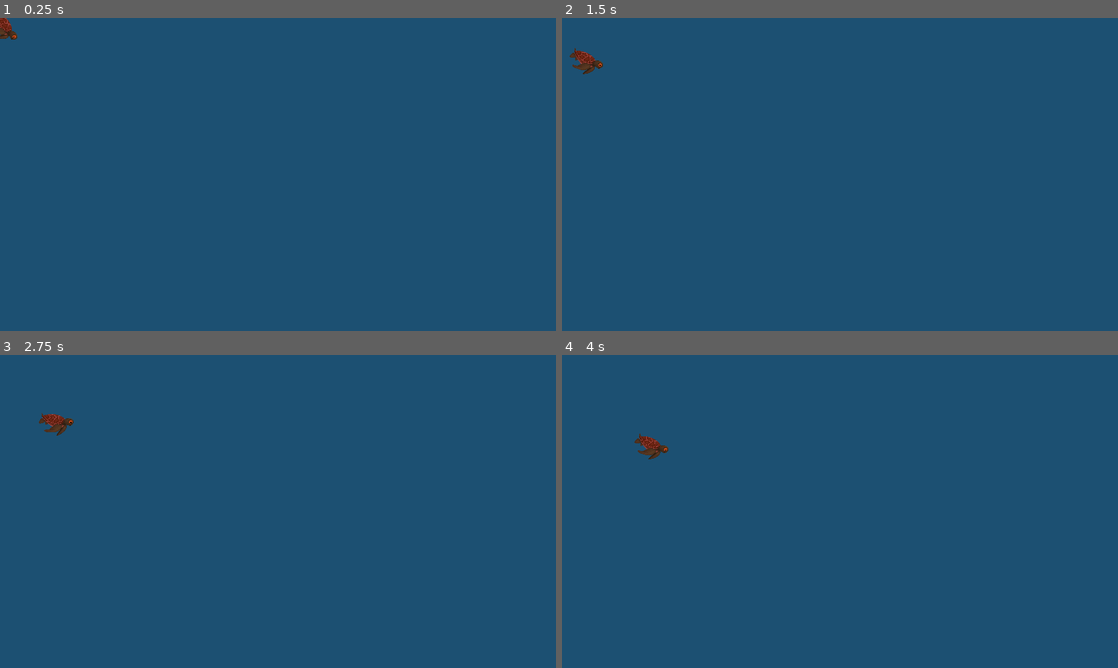
Above: before the commit, frames 1-4 (two rows, left to right).
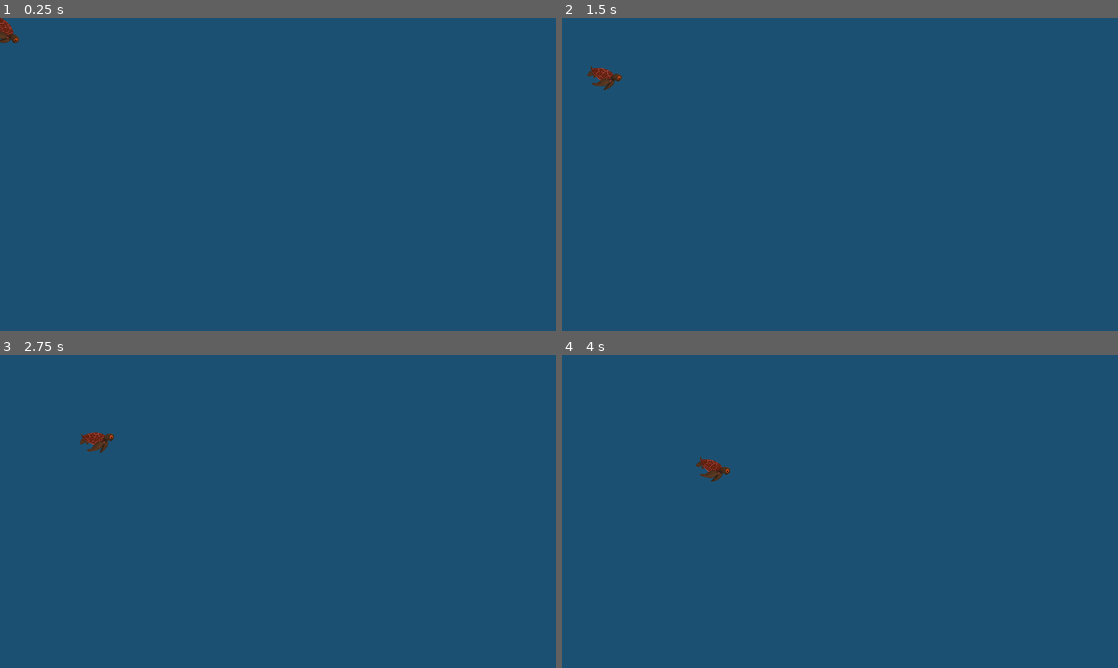
Above: after the commit, the same moments.

Repository: RobinRenggli/godotwildjam41
Game: Godot game, scene res://Enemies/BasicEnemy.tscn
The game is run twice, just before and just after one commit, with the same random seed, the same clock (stepped at 60 frames per second) and the same inputs. This scene is started directly instead of the project's main scene.
Inputs (mouse positions are in pixels of both pictures, inside the frame that each line leads up to):
- Up to frame 1 (0.25 s): no input
- Up to frame 2 (1.5 s): move the mouse to (962, 158) at 0.52 s; tap Space (spawn) at 0.6, 1.35 s; click (962, 158) at 0.67 s; move the mouse to (728, 190) at 1.27 s; click (728, 190) at 1.42 s
- Up to frame 3 (2.75 s): move the mouse to (333, 442) at 2.02 s; tap Space (spawn) at 2.1 s; click (333, 442) at 2.17 s
- Up to frame 4 (4 s): move the mouse to (812, 574) at 2.77 s; tap Space (spawn) at 2.85, 3.6 s; click (812, 574) at 2.92 s; move the mouse to (1006, 558) at 3.52 s; click (1006, 558) at 3.67 s

The runs differ from the first frame. In frame 1, 0.1% of the frame differs, in the area x 0-4%, y 0-8%; in frame 2, 0.5%; in frame 3, 0.5%, in the area x 7-21%, y 18-32%; in frame 4, 0.5%.

Commit message:
added instant evolutions

Diff:
--- a/GodotProjectFolder/Enemies/BasicEnemy.tscn
+++ b/GodotProjectFolder/Enemies/BasicEnemy.tscn
@@ -5,12 +5,10 @@
 
 [node name="Enemy" instance=ExtResource( 1 )]
 modulate = Color( 0.819608, 0.380392, 0.380392, 1 )
+type = "basic"
 
 [node name="CollisionPolygon2D" type="CollisionPolygon2D" parent="Body" index="0"]
 polygon = PoolVector2Array( 28, -21, 31, -17, 16, 18, -8, 23, -25, 14, -29, -4, -23, -3, -5, -16, 14, -16, 23, -22 )
-
-[node name="Stats" parent="." index="1"]
-max_health = 4
 
 [node name="Sprite" parent="." index="3"]
 scale = Vector2( 0.25, 0.25 )
--- a/GodotProjectFolder/Enemies/BigBasicEnemy.tscn
+++ /dev/null
@@ -1,5 +0,0 @@
-[gd_scene load_steps=2 format=2]
-
-[ext_resource path="res://Enemies/Enemy.tscn" type="PackedScene" id=1]
-
-[node name="Enemy" instance=ExtResource( 1 )]
--- a/GodotProjectFolder/Enemies/Enemy.gd
+++ b/GodotProjectFolder/Enemies/Enemy.gd
@@ -7,6 +7,7 @@
 
 func _ready():
 	Stats.connect("no_health", self, "_on_stats_no_health")
+	Stats.initialize(EnemyInfo.stats_map[type])
 
 func _physics_process(delta):
 	Movement.move(Stats.speed * delta * Constants.delta_factor)
--- a/GodotProjectFolder/Enemies/Enemy.tscn
+++ b/GodotProjectFolder/Enemies/Enemy.tscn
@@ -15,9 +15,6 @@
 collision_mask = 7
 
 [node name="Stats" parent="." instance=ExtResource( 1 )]
-max_health = 3
-strength = 1
-speed = 2
 
 [node name="Movement" parent="." instance=ExtResource( 3 )]
 script = ExtResource( 5 )
--- /dev/null
+++ b/GodotProjectFolder/Evolution/Cards/InstantStrengthIncrease.tscn
@@ -0,0 +1,12 @@
+[gd_scene load_steps=3 format=2]
+
+[ext_resource path="res://Evolution/EvolutionCard.tscn" type="PackedScene" id=1]
+[ext_resource path="res://Evolution/Effects/InstantStatChange.tscn" type="PackedScene" id=2]
+
+[node name="EvolutionCard" instance=ExtResource( 1 )]
+description = "Strength +5 for all active creatures with this type"
+
+[node name="InstantStatChanges" parent="Effects" index="0" instance=ExtResource( 2 )]
+stat_changes = {
+"strength": 5
+}
--- a/GodotProjectFolder/Evolution/CreatureEvolution.gd
+++ b/GodotProjectFolder/Evolution/CreatureEvolution.gd
@@ -14,7 +14,7 @@
 	for i in range(cards_shown):
 		var card = cards[Random.randi_range(0, cards.size() - 1)].instance()
 		card.connect("evolution_selected", self, "_on_evolution_selected")
-		card.creature = creature
+		card.type = creature
 		$CardContainer.add_child(card)
 
 func _on_evolution_selected():
--- a/GodotProjectFolder/Evolution/CreatureEvolution.tscn
+++ b/GodotProjectFolder/Evolution/CreatureEvolution.tscn
@@ -6,6 +6,7 @@
 [ext_resource path="res://Evolution/Cards/StrengthIncrease.tscn" type="PackedScene" id=4]
 [ext_resource path="res://Evolution/Cards/SpeedIncrease.tscn" type="PackedScene" id=5]
 [ext_resource path="res://Evolution/Cards/AllStatsAndCost.tscn" type="PackedScene" id=6]
+[ext_resource path="res://Evolution/Cards/InstantStrengthIncrease.tscn" type="PackedScene" id=7]
 
 [node name="CreatureEvolution" type="Control"]
 pause_mode = 2
@@ -16,7 +17,7 @@
 __meta__ = {
 "_edit_use_anchors_": false
 }
-cards = [ ExtResource( 2 ), ExtResource( 5 ), ExtResource( 4 ), ExtResource( 6 ) ]
+cards = [ ExtResource( 2 ), ExtResource( 5 ), ExtResource( 4 ), ExtResource( 6 ), ExtResource( 7 ) ]
 
 [node name="Panel" type="Panel" parent="."]
 modulate = Color( 1, 1, 1, 0.392157 )
--- a/GodotProjectFolder/Evolution/Effects/InstantStatChange.gd
+++ b/GodotProjectFolder/Evolution/Effects/InstantStatChange.gd
@@ -3,13 +3,14 @@
 export (Dictionary) var stat_changes
 
 # Called when the node enters the scene tree for the first time.
-func execute(creatures):
-	for creature in get_tree().get_nodes_in_group(creatures):
-		for key in stat_changes.keys():
-			match key:
-				"health":
-					creature.Stats.change_health(stat_changes[key])
-				"strength":
-					creature.Stats.change_strength(stat_changes[key])
-				"speed":
-					creature.Stats.change_speed(stat_changes[key])
+func execute(type):
+	for creature in get_tree().get_nodes_in_group("Creatures"):
+		if creature.type == type:
+			for key in stat_changes.keys():
+				match key:
+					"health":
+						creature.Stats.change_health(stat_changes[key])
+					"strength":
+						creature.Stats.change_strength(stat_changes[key])
+					"speed":
+						creature.Stats.change_speed(stat_changes[key])
--- a/GodotProjectFolder/Evolution/EvolutionCard.gd
+++ b/GodotProjectFolder/Evolution/EvolutionCard.gd
@@ -2,8 +2,7 @@
 
 export (Dictionary) var stat_changes
 export (String) var description
-export (Array, Resource) var effects
-var creature
+var type
 
 signal evolution_selected()
 
@@ -21,13 +20,13 @@
 	if event is InputEventMouseButton and event.pressed:
 		if stat_changes != null:
 			evolve_stats()
-		for effect in effects:
-			effect.execute(creature)
+		for effect in $Effects.get_children():
+			effect.execute(type)
 		emit_signal("evolution_selected")
 
 func evolve_stats():
 	for key in stat_changes.keys():
-		CreatureInfo.stats_map[creature][key] += stat_changes[key]
+		CreatureInfo.stats_map[type][key] += stat_changes[key]
 
 func format_number(number):
 	if (number >= 0):
--- a/GodotProjectFolder/Evolution/EvolutionCard.tscn
+++ b/GodotProjectFolder/Evolution/EvolutionCard.tscn
@@ -11,6 +11,8 @@
 __meta__ = {
 "_edit_use_anchors_": false
 }
+
+[node name="Effects" type="Node" parent="."]
 
 [node name="Panel" type="Panel" parent="."]
 margin_left = 7.0
--- a/GodotProjectFolder/Globals/CreatureInfo.gd
+++ b/GodotProjectFolder/Globals/CreatureInfo.gd
@@ -2,24 +2,33 @@
 
 export var xp_increase_per_lvl = 5
 signal evolve_creature(creature)
+var creature_map
+var stats_map
+var xp_map
+var needed_xp_map
 
-var creature_map = {
+func _ready():
+	reset()
+
+func reset():
+	creature_map = {
 	"basic": preload("res://Creatures/BasicCreature.tscn")
-}
-var stats_map = {
-	"basic": {
-		"cost": 1,
-		"health": 4,
-		"strength": 1,
-		"speed": 3
 	}
-}
-var xp_map = {
-	"basic": 0
-}
-var needed_xp_map = {
-	"basic": 5
-}
+	stats_map = {
+		"basic": {
+			"cost": 1,
+			"health": 4,
+			"strength": 1,
+			"speed": 3
+		}
+	}
+	xp_map = {
+		"basic": 0
+	}
+	needed_xp_map = {
+		"basic": 5
+	}
+
 
 func increase_experience(creature, amount):
 	var xp = xp_map[creature]
--- a/GodotProjectFolder/Globals/EnemyInfo.gd
+++ b/GodotProjectFolder/Globals/EnemyInfo.gd
@@ -3,8 +3,13 @@
 var enemy_map = {
 	"basic": preload("res://Enemies/BasicEnemy.tscn"),
 }
-
-
+var stats_map = {
+	"basic": {
+		"health": 4,
+		"strength": 1,
+		"speed": 3
+	}
+}
 var multiplier_map = {
 	"basic": 3,
 }
--- a/GodotProjectFolder/Globals/Overviewer.gd
+++ b/GodotProjectFolder/Globals/Overviewer.gd
@@ -8,6 +8,7 @@
 	if get_tree().get_nodes_in_group("Creatures").size() <= 1:
 		# TODO: got to game over screen
 		get_tree().reload_current_scene()
+		CreatureInfo.reset()
 		PlayerStats.reset_currency()
 
 func pause_game():
--- a/GodotProjectFolder/Modules/Stats.gd
+++ b/GodotProjectFolder/Modules/Stats.gd
@@ -1,9 +1,9 @@
 extends Node
 
-export (int) var max_health
-var health = max_health
-export (int) var strength
-export (int) var speed
+var max_health
+var health
+var strength
+var speed
 signal no_health
 
 func initialize(stats):
@@ -11,7 +11,6 @@
 	set_health(max_health)
 	set_strength(stats["strength"])
 	set_speed(stats["speed"])
-
 
 func set_health(value):
 	health = value
@@ -23,6 +22,12 @@
 	if health <= 0:
 		emit_signal("no_health")
 
+func change_strength(amount):
+	strength = max(0, strength + amount)
+
+func change_speed(amount):
+	speed = max(0, speed + amount)
+
 func set_strength(value):
 	strength = value
 
Not shown: 1 places in GodotProjectFolder/Evolution/CreatureEvolution.tscn that only renumber resources
